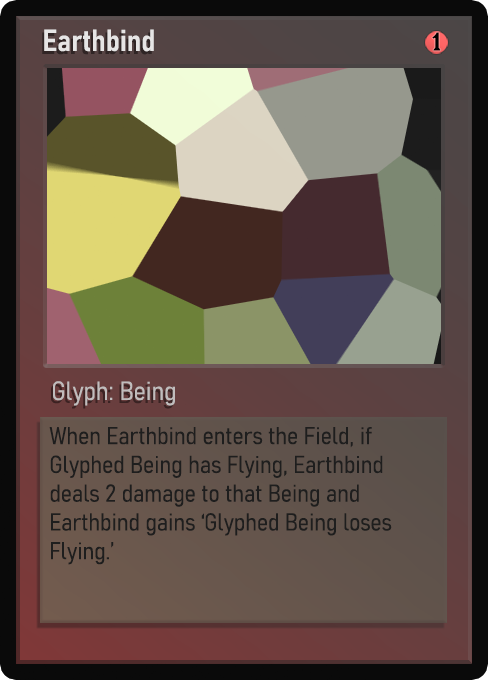
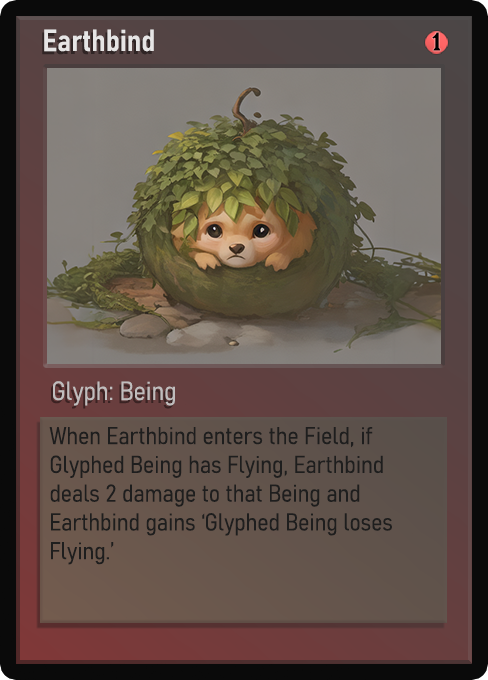
Comparing the layer stacks of the two 488 × 680 images. Changes:
painted on "Name" over [44, 35, 150, 52]
painted on "Class" over [53, 381, 175, 406]
painted on "Desc_norm" over [50, 427, 392, 565]
painted on "Artwork" over [47, 68, 441, 364]
